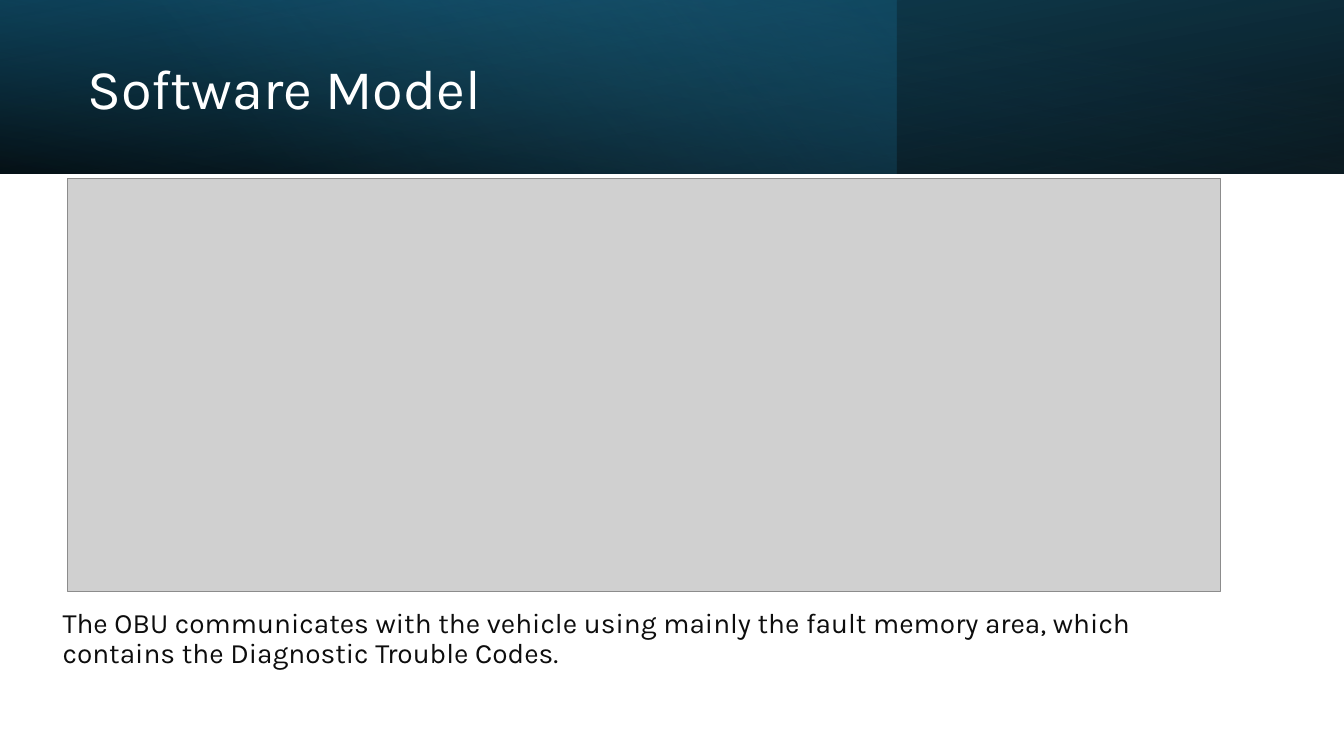
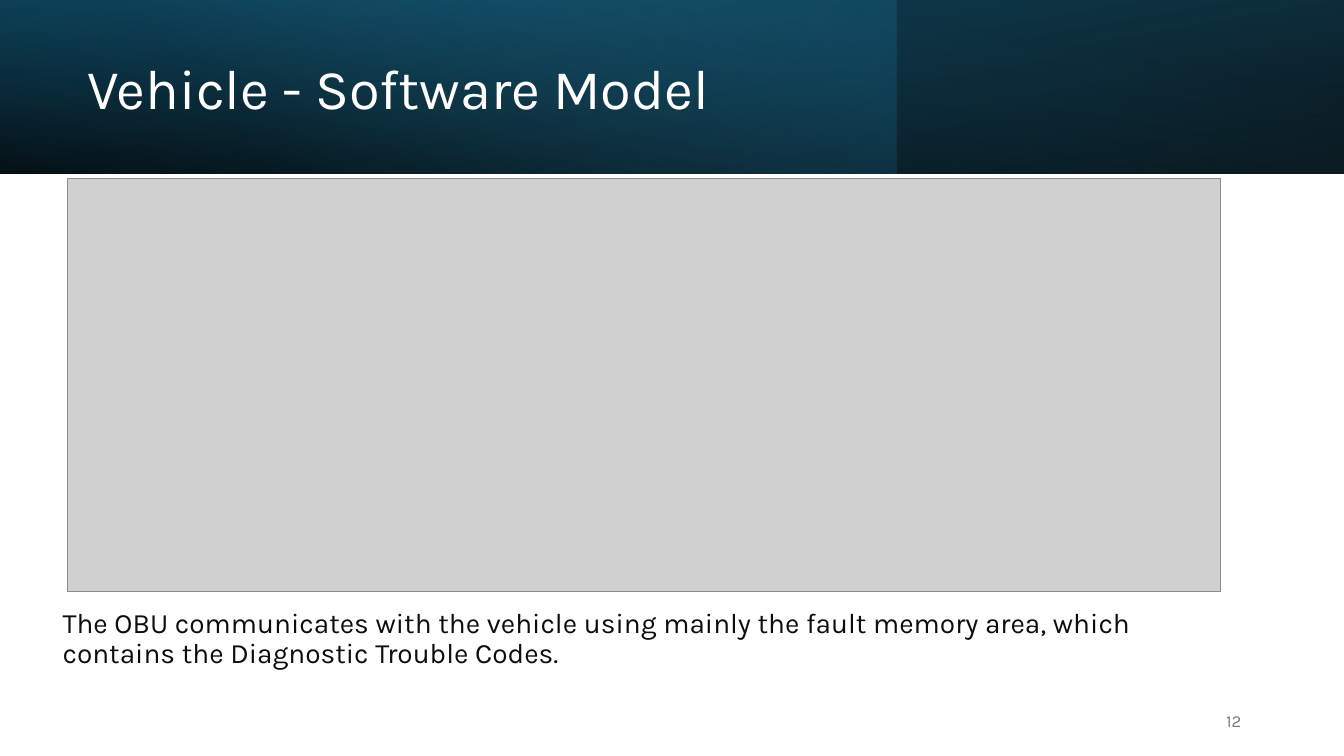
Before and after one commit to LF-RoGu/Model-Base-Systems, a slide deck: slide 12 of Presentation/C-ITS.pptx. Drawn at 1344x756 pixels with LibreOffice and Linux fonts; fonts in the diff are those of the drawing; grey boxes stand for pictures. Boxes give left, top, right and bottom in pixels: in the first picture for what was removed or moved away, otherwise in the second. Text is boxed around its words. In the diff, an @@ line names an element or a change of style, - is before the commit and + after.

```diff
--- a/Presentation/C-ITS.pptx
+++ b/Presentation/C-ITS.pptx
@@ title at <box>87,70,708,110</box>: text changed @@
-Software Model
+Vehicle - Software Model
@@ page number added at <box>1226,716,1241,727</box>, 12 pt, text #797979 @@
+12
```
Also in this commit, not shown: 21 other slides changed, 3 slides added, 1 other file.
